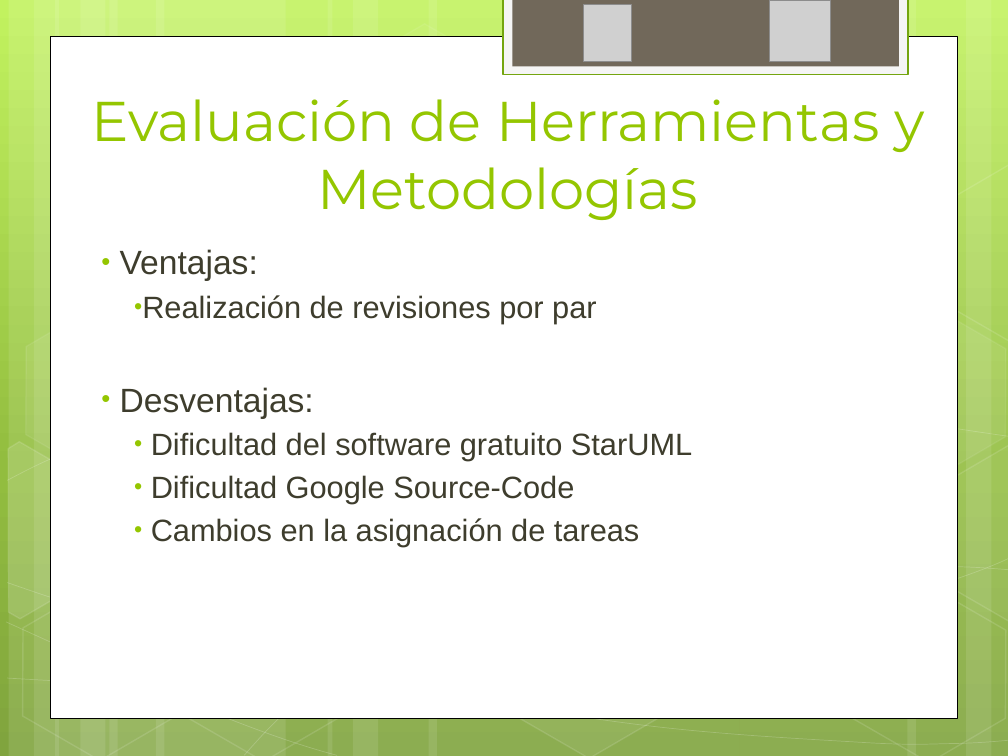
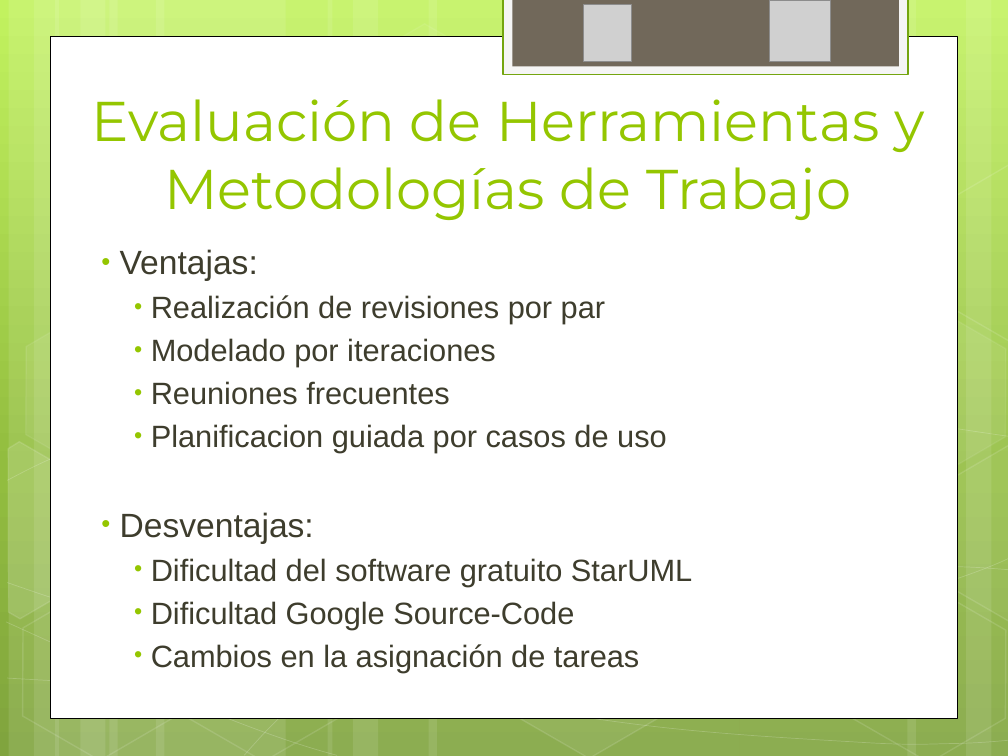
Before and after one commit to ptissera/habilitacion-profesional-2012-4k4, a slide deck: slide 22 of Documentacion/Proyecto/Presentacion Final/Exposicion Final.pptx. Drawn at 1008x756 pixels with LibreOffice and Linux fonts; fonts in the diff are those of the drawing; grey boxes stand for pictures. Boxes give left, top, right and bottom in pixels: in the first picture for what was removed or moved away, otherwise in the second. Text is boxed around its words. In the diff, an @@ line names an element or a change of style, - is before the commit and + after.

Commit message:
reunion sabado

```diff
--- a/Documentacion/Proyecto/Presentacion Final/Exposicion Final.pptx
+++ b/Documentacion/Proyecto/Presentacion Final/Exposicion Final.pptx
@@ title at box(91, 99, 924, 220): text changed @@
-Evaluación de Herramientas y Metodologías
+Evaluación de Herramientas y Metodologías de Trabajo
@@ text at box(151, 338, 667, 453): paragraphs added @@
+  • Modelado por iteraciones
+  • Reuniones frecuentes
+  • Planificacion guiada por casos de uso
```
Also in this commit, not shown: 6 other slides changed, 5 slides added, 4 slides removed.
